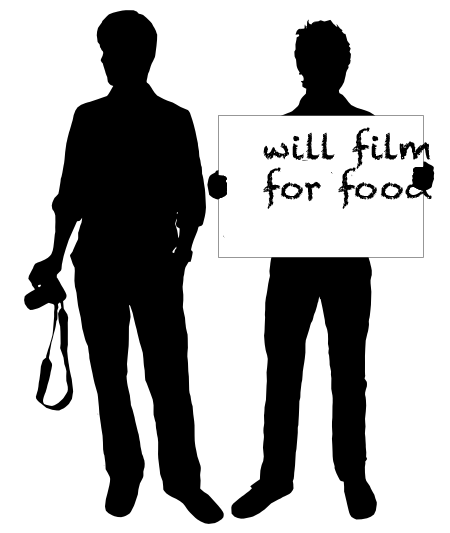
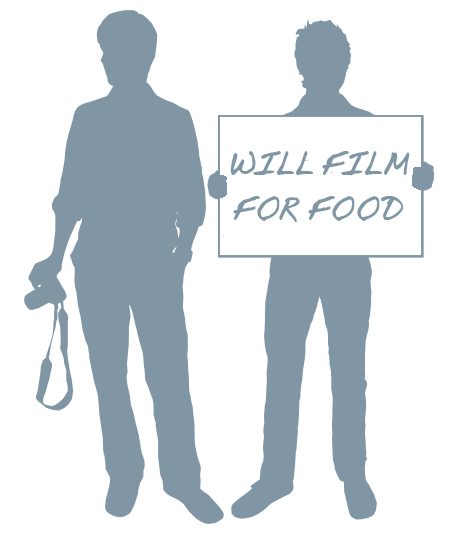
Layers edited between the first and the second 450x533 image:
removed layer "will film for food" over bbox(263, 127, 432, 209)
painted on "Layer 0" over bbox(218, 115, 423, 257)
